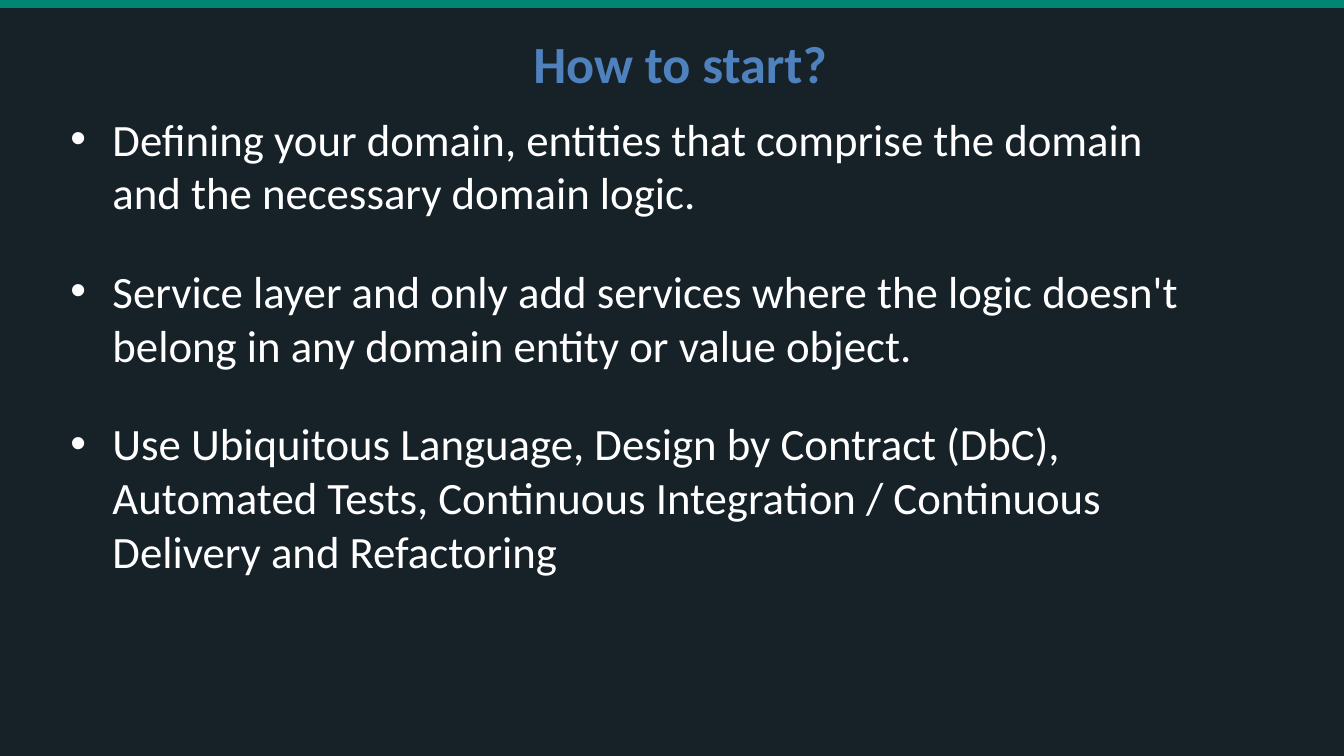
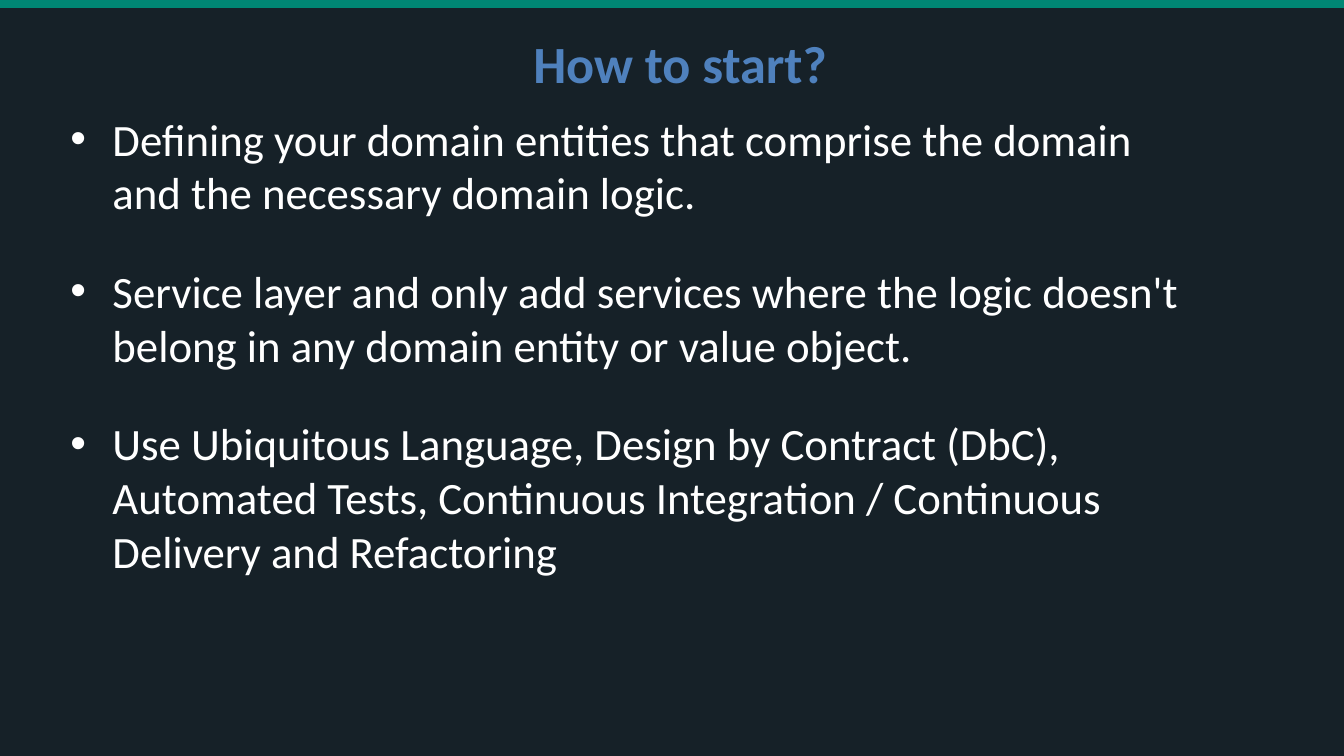
Before and after one commit to ajitkadari/cloud-native-workshop, a slide deck: slide 25 of presentations/Session_1_Getting_Started_With_Microservices.pptx. Drawn at 1344x756 pixels with LibreOffice and Linux fonts; fonts in the diff are those of the drawing; background and template pictures are left out. Boxes give left, top, right and bottom in pixels: in the first picture for what was removed or moved away, otherwise in the second. Text is boxed around its words. In the diff, an @@ line names an element or a change of style, - is before the commit and + after.

Commit message:
Wording update

```diff
--- a/presentations/Session_1_Getting_Started_With_Microservices.pptx
+++ b/presentations/Session_1_Getting_Started_With_Microservices.pptx
@@ text at (112, 125, 1131, 217): text changed @@
-• Defining your domain, entities that comprise the domain and the necessary domain logic.
+• Defining your domain entities that comprise the domain and the necessary domain logic.
```
Also in this commit, not shown: 8 other slides changed.
